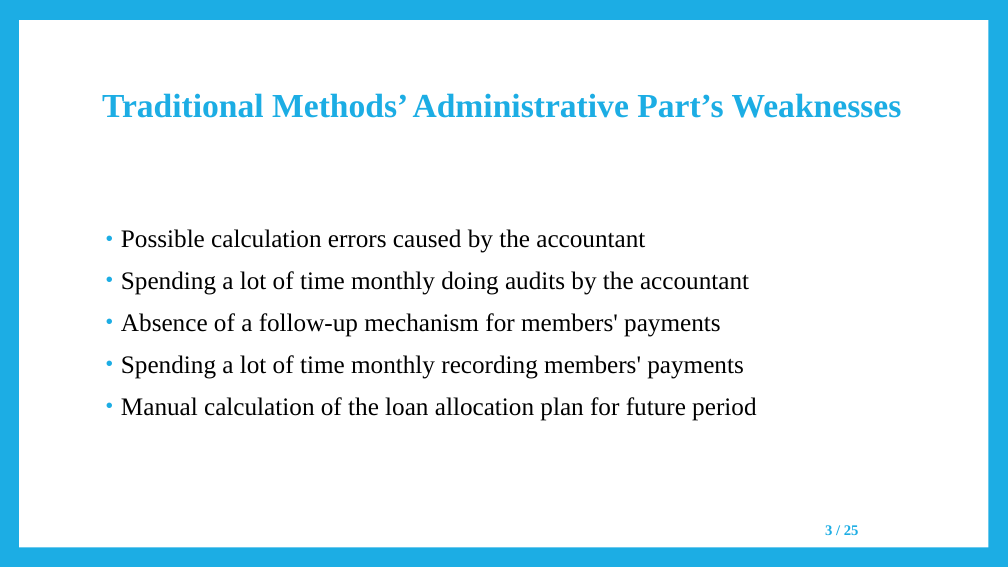
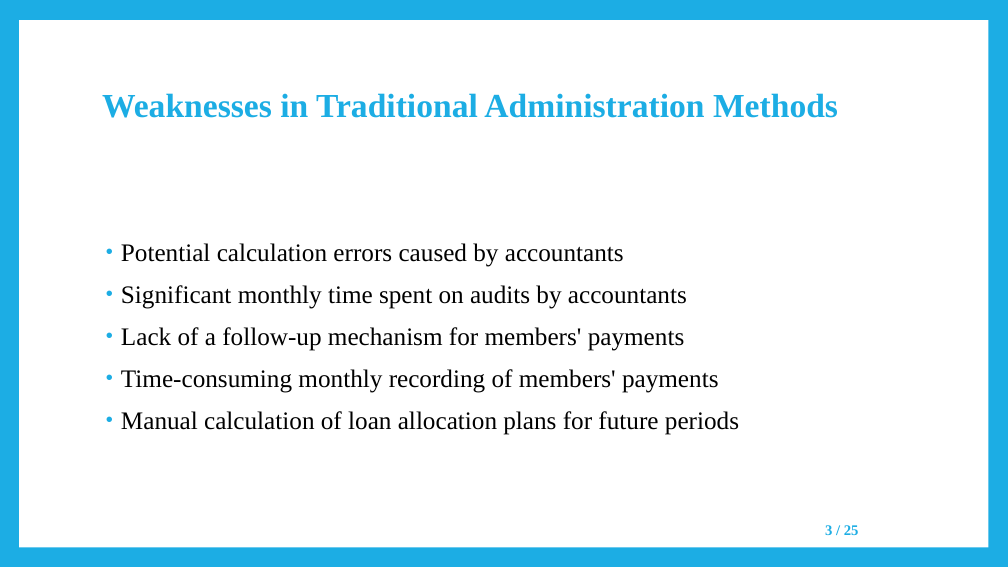
Before and after one commit to negarK2000/Presentation, a slide deck: slide 3 of SavingsFundsManagementSystems/SavingsFundsManagementSystems_Presentation.pptx. Drawn at 1008x567 pixels with LibreOffice and Linux fonts; fonts in the diff are those of the drawing. Boxes give left, top, right and bottom in pixels: in the first picture for what was removed or moved away, otherwise in the second. Text is boxed around its words. In the diff, an @@ line names an element or a change of style, - is before the commit and + after.

```diff
--- a/SavingsFundsManagementSystems/SavingsFundsManagementSystems_Presentation.pptx
+++ b/SavingsFundsManagementSystems/SavingsFundsManagementSystems_Presentation.pptx
@@ title at (102, 93, 838, 118): text changed @@
-Traditional Methods’ Administrative Part’s Weaknesses
+Weaknesses in Traditional Administration Methods
@@ text at (121, 243, 739, 435): text changed @@
-• Possible calculation errors caused by the accountant
-• Spending a lot of time monthly doing audits by the accountant
-• Absence of a follow-up mechanism for members' payments
-• Spending a lot of time monthly recording members' payments
-• Manual calculation of the loan allocation plan for future period
+• Potential calculation errors caused by accountants
+• Significant monthly time spent on audits by accountants
+• Lack of a follow-up mechanism for members' payments
+• Time-consuming monthly recording of members' payments
+• Manual calculation of loan allocation plans for future periods
```
Also in this commit, not shown: 18 other slides changed, 11 other files.
